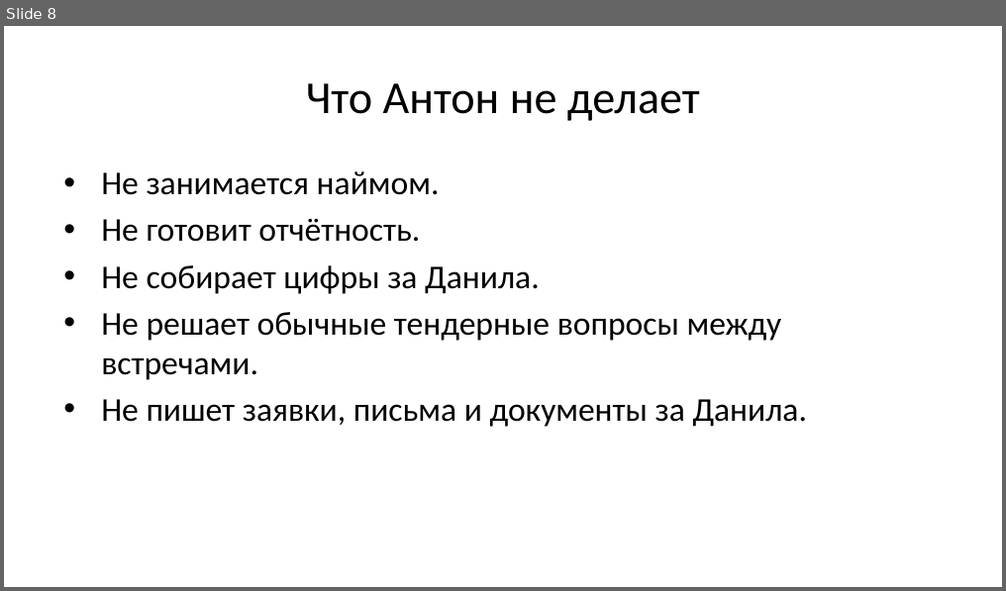
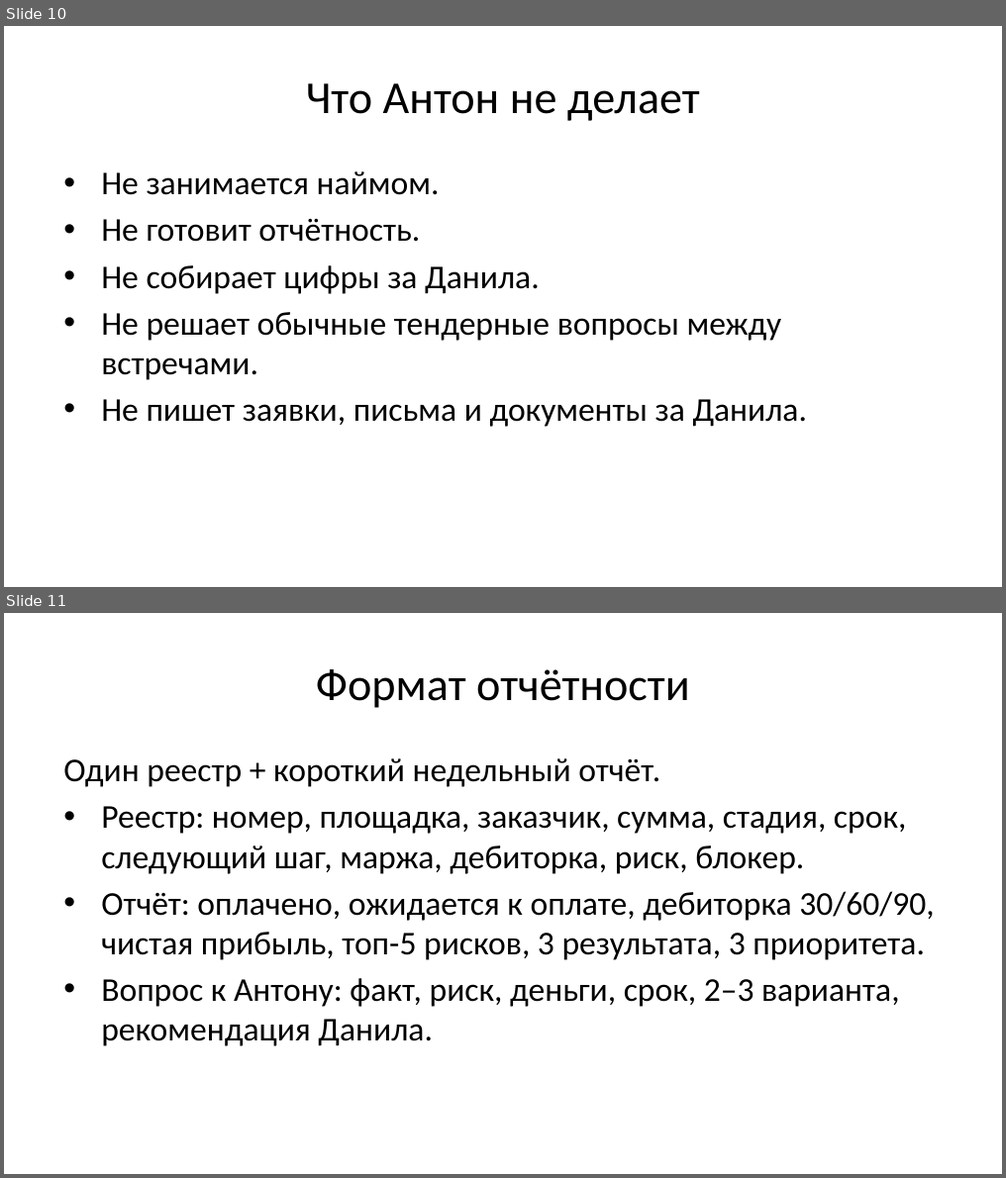
Before and after one commit to instrumentburg-sudo/danil-roadmap, a slide deck: artifacts/slides.pptx. Shown one above the other, each under a label of ours: slide 8 before the commit, slides 10 and 11 after it. The pictures are 1006x591 and 1006x1178 pixels, drawn with LibreOffice and Linux fonts; fonts in the diff are those of the drawing. Boxes give left, top, right and bottom in pixels: in the first picture for what was removed or moved away, otherwise in the second. Text is boxed around its words. In the diff, an @@ line names an element or a change of style, - is before the commit and + after.

```diff
--- a/artifacts/slides.pptx
+++ b/artifacts/slides.pptx
@@ slide 11 added at <box>4,613,1002,1174</box>, background #FFFFFF @@
@@ title added at <box>316,669,690,708</box>, 33 pt, text #000000 @@
+Формат отчётности
@@ text added at <box>63,759,934,1047</box>, 24 pt, text #000000 @@
+Один реестр + короткий недельный отчёт.
+• Реестр: номер, площадка, заказчик, сумма, стадия, срок, следующий шаг, маржа, дебиторка, риск, блокер.
+• Отчёт: оплачено, ожидается к оплате, дебиторка 30/60/90, чистая прибыль, топ-5 рисков, 3 результата, 3 приоритета.
+• Вопрос к Антону: факт, риск, деньги, срок, 2–3 варианта, рекомендация Данила.
@@ what was slide 8 is now slide 10 @@
```
Also in this commit, not shown: 7 slides changed, 4 other slides added, 3 slides removed, 9 other files.
